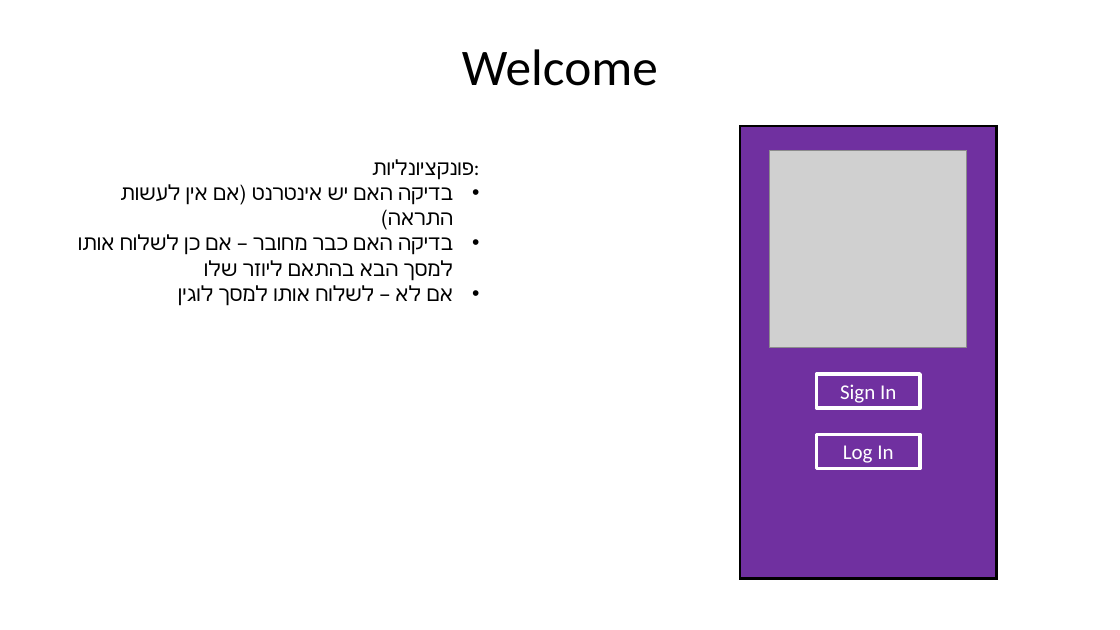
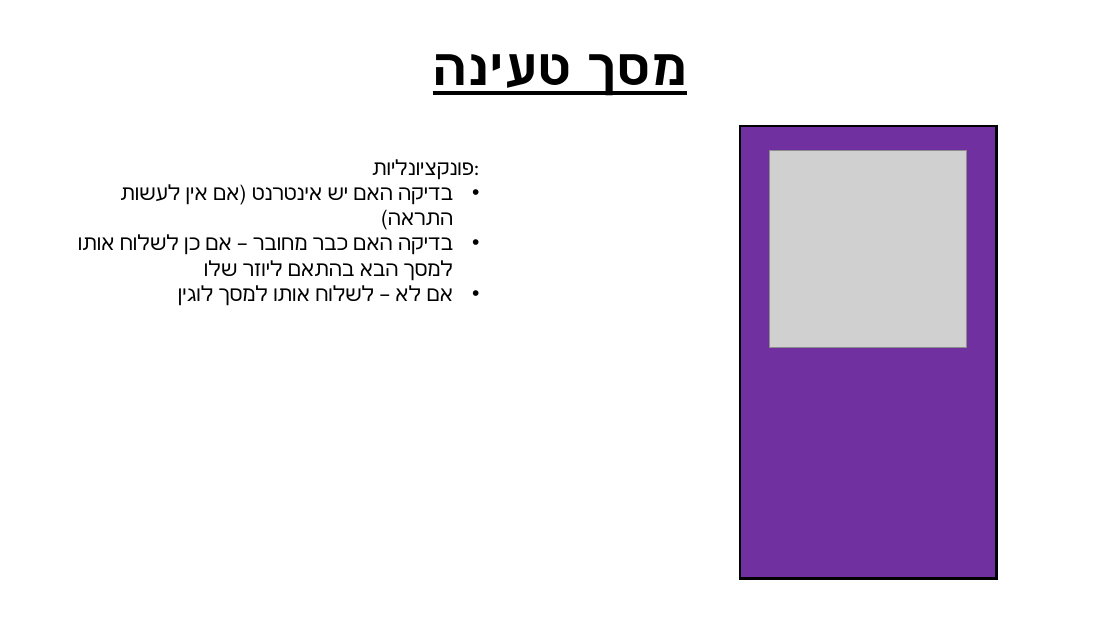
Before and after one commit to yanngan/YANA, a slide deck: slide 7 of YANA_SpecificationDocument.pptx. Drawn at 1120x630 pixels with LibreOffice and Linux fonts; fonts in the diff are those of the drawing; grey boxes stand for pictures. Boxes give left, top, right and bottom in pixels: in the first picture for what was removed or moved away, otherwise in the second. Text is boxed around its words. In the diff, an @@ line names an element or a change of style, - is before the commit and + after.

```diff
--- a/YANA_SpecificationDocument.pptx
+++ b/YANA_SpecificationDocument.pptx
@@ title at [586, 54, 687, 96]: text changed; bold on @@
-Welcome
+מסך טעינה
@@ rectangle removed at [817, 374, 920, 408] @@
-Sign In
@@ rectangle removed at [817, 434, 920, 468] @@
-Log In
```
Also in this commit, not shown: 6 other slides changed, 3 slides added, 2 slides removed.
